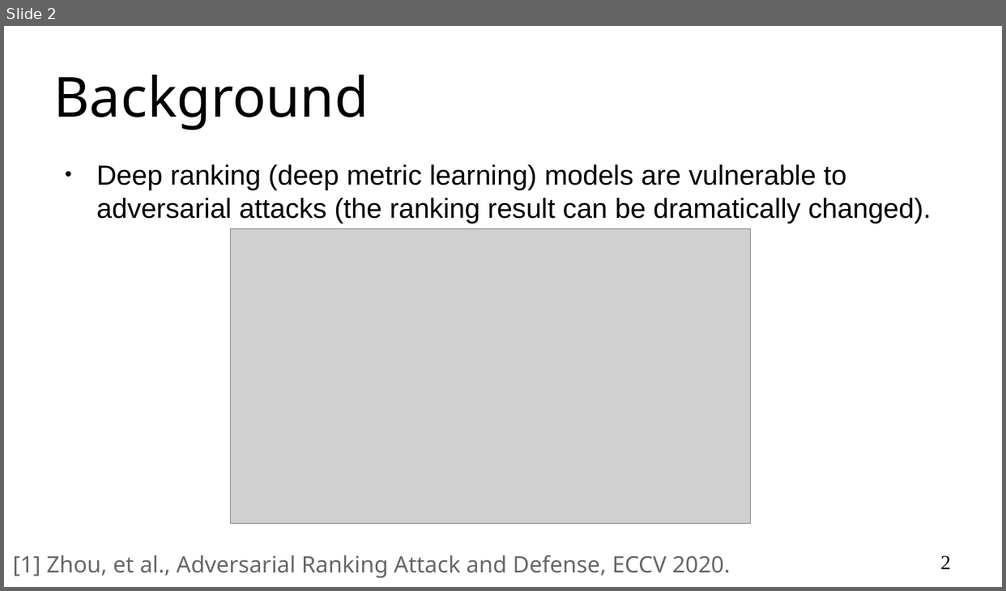
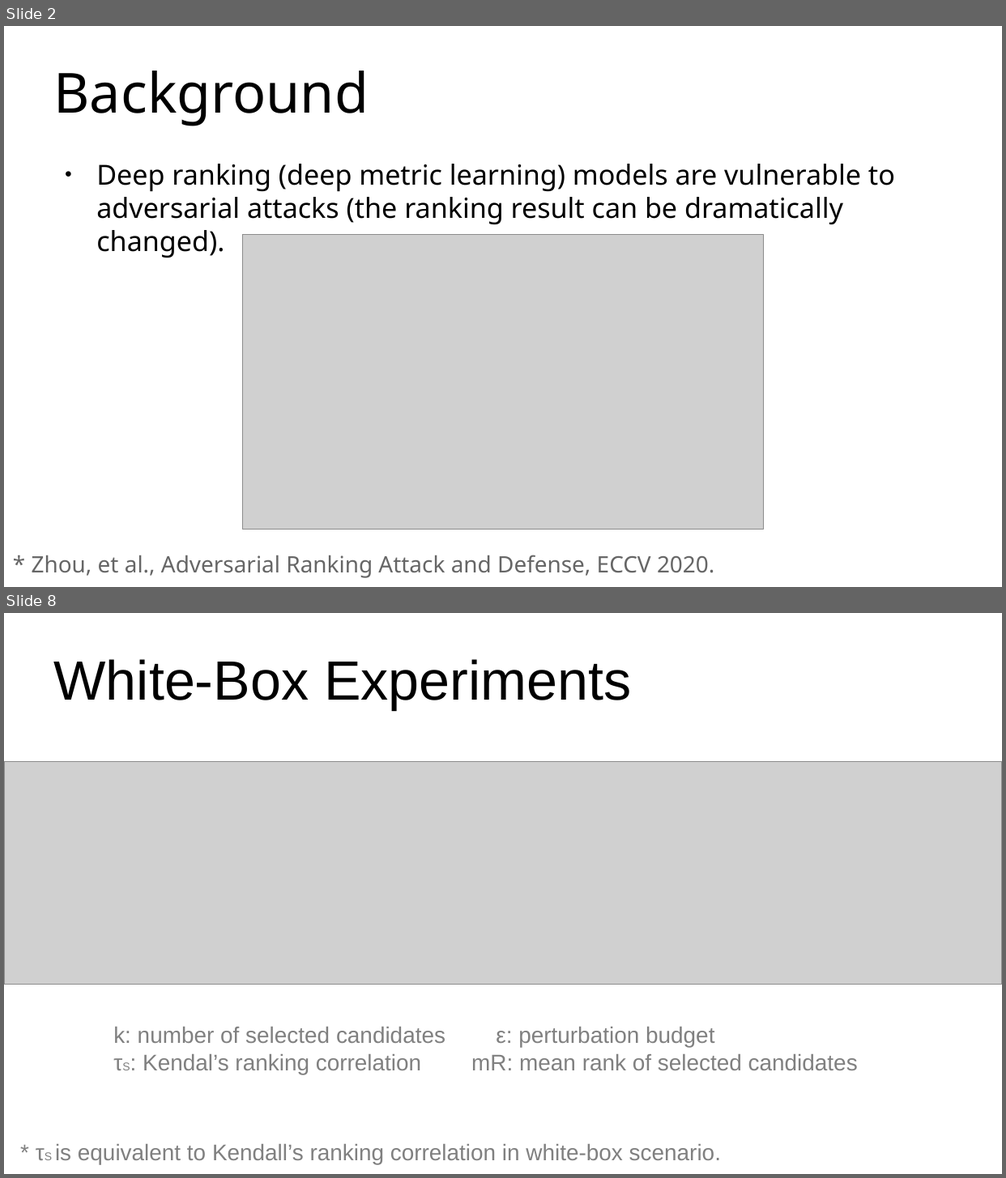
Before and after one commit to cdluminate/advorder, a slide deck: assets/slides.pptx. Shown one above the other, each under a label of ours: slide 2 before the commit, slides 2 and 8 after it; the slides between them are not shown. The pictures are 1006x591 and 1006x1178 pixels, drawn with LibreOffice and Linux fonts; fonts in the diff are those of the drawing; grey boxes stand for pictures; background and template pictures are left out. Boxes give left, top, right and bottom in pixels: in the first picture for what was removed or moved away, otherwise in the second. Text is boxed around its words. In the diff, an @@ line names an element or a change of style, - is before the commit and + after.

```diff
--- a/assets/slides.pptx
+++ b/assets/slides.pptx
@@ slide 8 added at [4,613,1002,1174], background #FFFFFF @@
@@ title added at [54,659,631,710], 44 pt, text #000000 @@
+White-Box Experiments
@@ picture added at [4,761,1002,984] @@
@@ text added at [113,1027,858,1075], 18 pt, text #808080 @@
+k: number of selected candidates ε: perturbation budget
+τS: Kendal’s ranking correlation mR: mean rank of selected candidates
@@ text added at [55,1144,721,1165], 18 pt, text #808080 @@
+* τS is equivalent to Kendall’s ranking correlation in white-box scenario.
@@ slide 2 changed as well @@
@@ title "Background" at [54,71,368,126]: line spacing 1 to 0.9 @@
@@ text "Deep ranking (deep metric learning) ..." at [96,164,895,258]: font Arial to Noto Sans; line spacing 1 to 0.9 @@
@@ picture: place and size @@
-picture at [230,228,751,524]
+picture at [243,234,764,530]
@@ text at [32,555,714,578]: text changed @@
-[1] Zhou, et al., Adversarial Ranking Attack and Defense, ECCV 2020.
+* Zhou, et al., Adversarial Ranking Attack and Defense, ECCV 2020.
@@ page number removed at [940,556,950,570] @@
-2
```
Also in this commit, not shown: 1 other slide changed, 13 other slides added, 1 slide removed, 2 other files.
